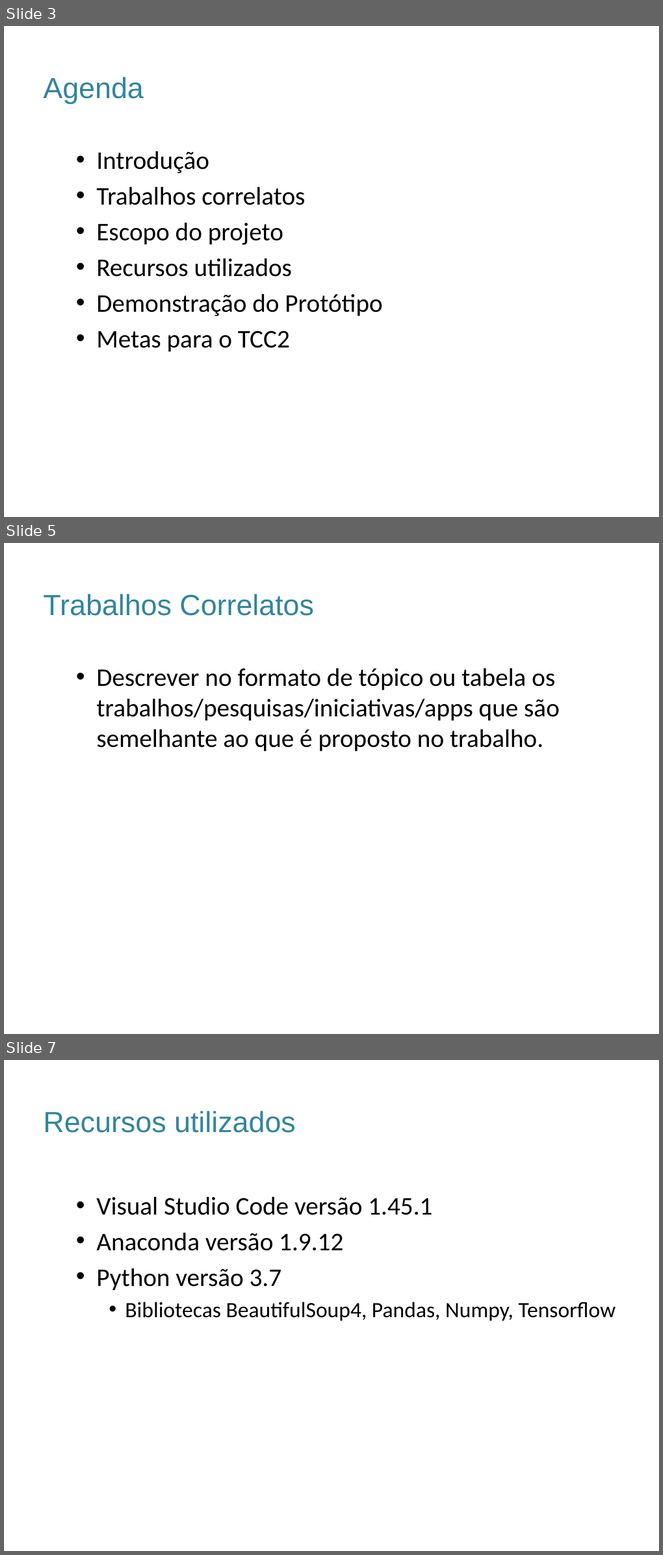
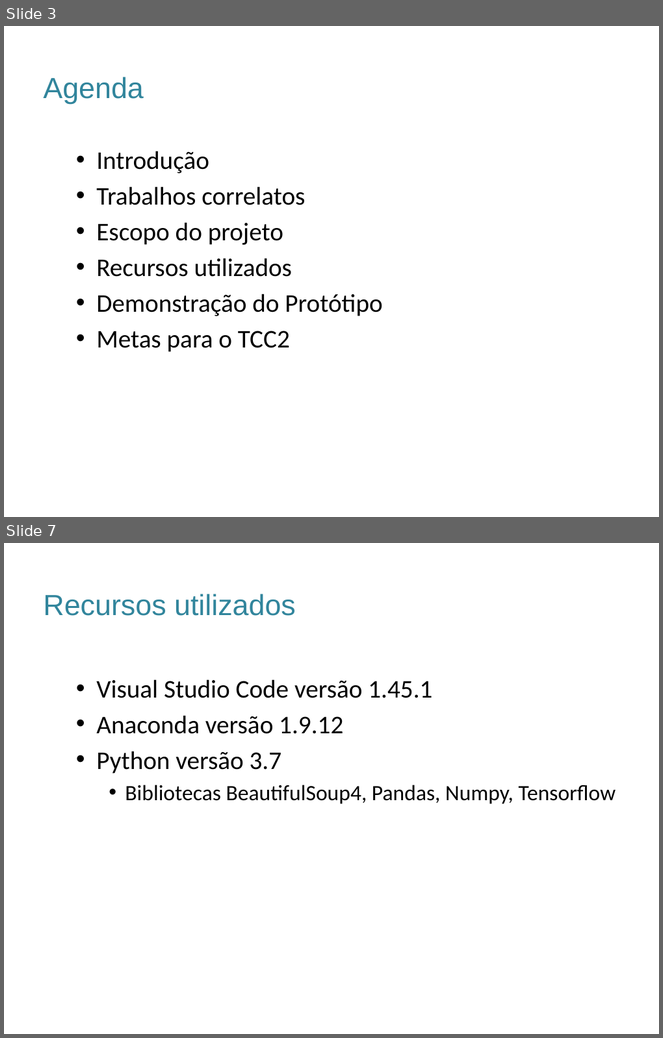
Before and after one commit to rdruzian/TCC-Sumarizacao, a slide deck: Documentos/ModeloApresentaçãoFacens_Sugestão.pptx. Shown one above the other, each under a label of ours: slides 3, 5 and 7 before the commit, slides 3 and 7 after it; the slides between them are not shown. The pictures are 663x1555 and 663x1038 pixels, drawn with LibreOffice and Linux fonts; fonts in the diff are those of the drawing; background and template pictures are left out. Boxes give left, top, right and bottom in pixels: in the first picture for what was removed or moved away, otherwise in the second. Text is boxed around its words. In the diff, an @@ line names an element or a change of style, - is before the commit and + after.

```diff
--- a/Documentos/ModeloApresentaçãoFacens_Sugestão.pptx
+++ b/Documentos/ModeloApresentaçãoFacens_Sugestão.pptx
@@ slide 5 removed at bbox=[4, 543, 659, 1034], background picture (left out) @@
@@ title removed at bbox=[43, 594, 314, 616] @@
-Trabalhos Correlatos
@@ text removed at bbox=[96, 668, 560, 752] @@
-  • Descrever no formato de tópico ou tabela os trabalhos/pesquisas/iniciativas/apps que são semelhante ao que é proposto no trabalho.
```
Also in this commit, not shown: 3 slides changed, 2 slides added, 2 other files.
